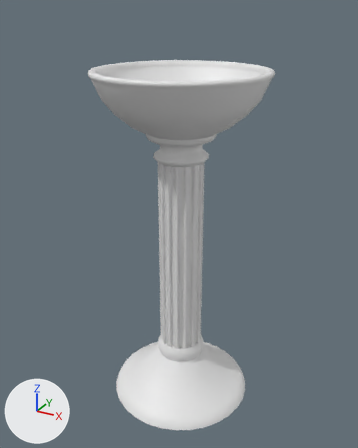
Renders of the Blender file Hollow Knight/Blender/antorcha.blend from each side of a commit.
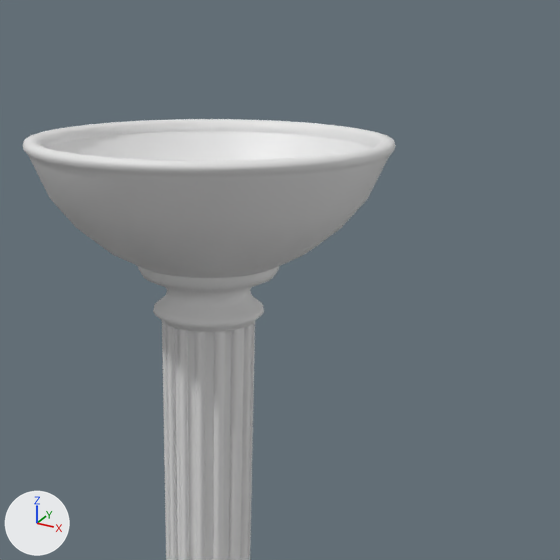
Each version appears first whole from a camera (50 mm lens) standing at (1.466, -2.694, 2.679) and looking at (-0.018, 0.004, 1.33), and next in a close-up on the part from 21% to 100% of the width and 0% to 63% of the height. Lighting does not change. The marker at lower left points along +X, +Y and +Z. The first two pictures are the older version. The close-ups show mesh edges as thin lines. Materials are left out; every surface is plain grey.
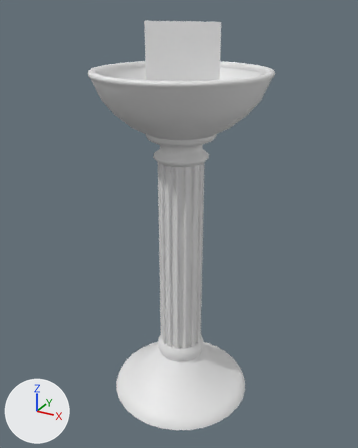
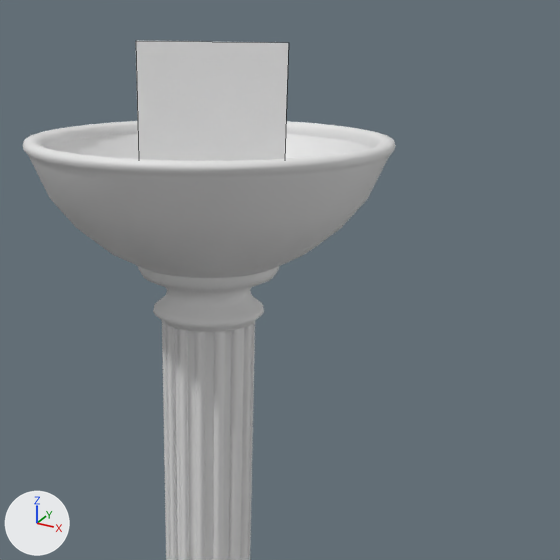
Location of each change, [x1, y1, x2, y2] in pixels of the close-ups (560 x 560 px):
'Plano', added
    after: [136, 41, 289, 161]

The change, as a diff of the scene's bpy script:
```diff
--- a/Hollow Knight/Blender/antorcha.blend.py
+++ b/Hollow Knight/Blender/antorcha.blend.py
@@ me_plano @@
+me_plano.from_pydata(...)  # 4 vertices, 1 face; spans x -1.0..1.0, y -1.0..1.0, z 0.0
@@ ob_plano @@
+ob_plano = bpy.data.objects.new('Plano', me_plano)
+ob_plano.location = (0.0, 0.0, 2.35)
+ob_plano.rotation_euler = (-1.571, 0.0, 0.0)  # degrees (-90, 0, 0)
+ob_plano.scale = (0.25, 0.25, 0.2)
```
